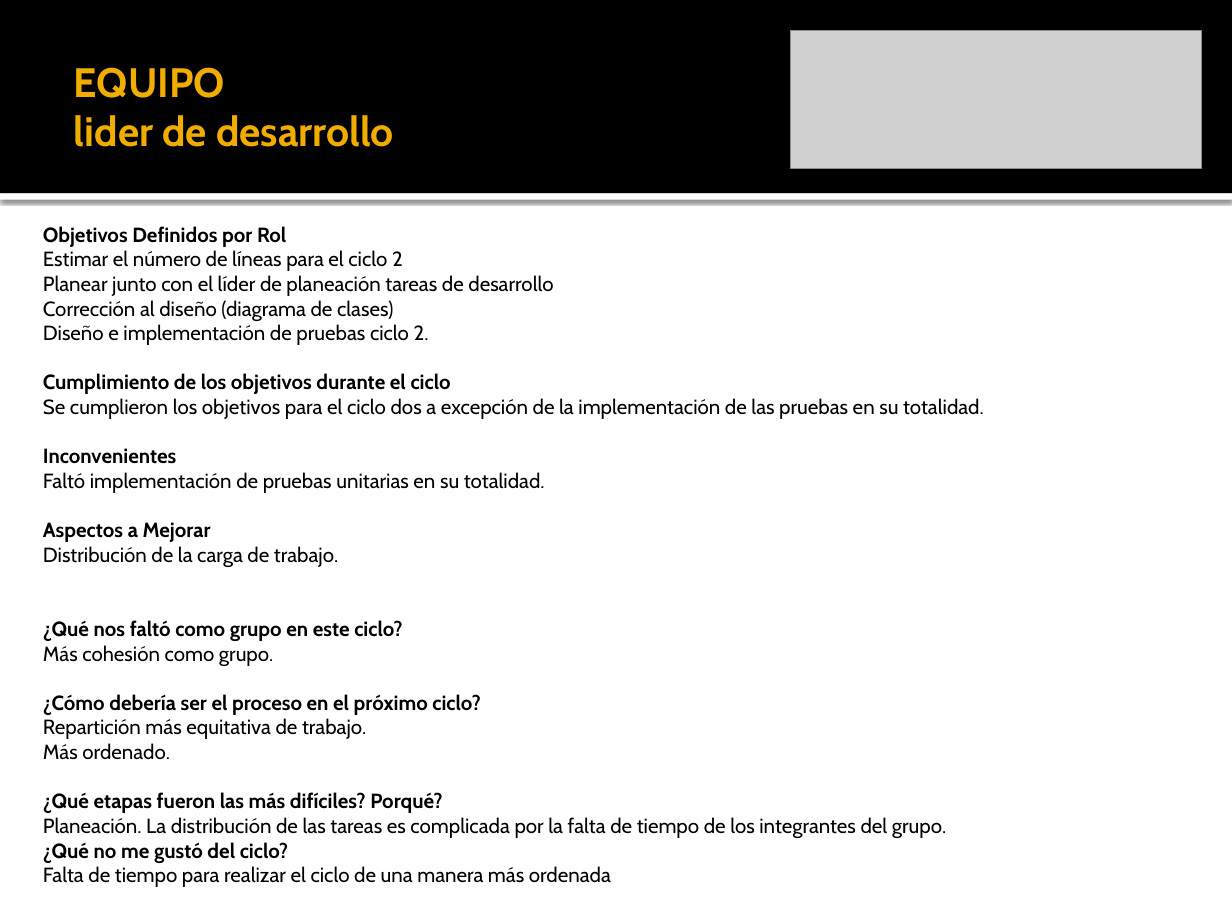
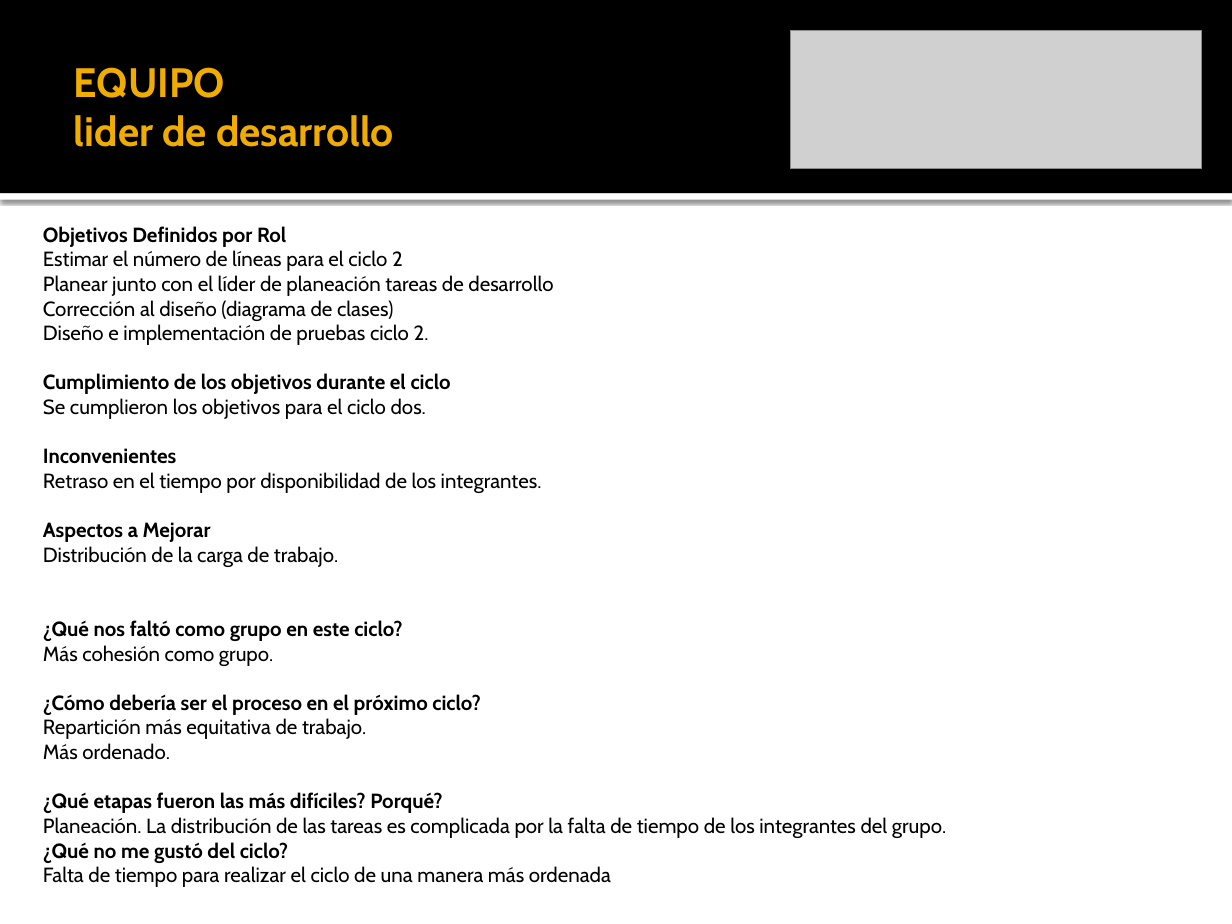
Before and after one commit to leseroth/ingenium-managment, a slide deck: slide 15 of CSOF5101 Ingeniera de Software/TSP/0323PostMortemTSPCiclo2.pptx. Drawn at 1232x924 pixels with LibreOffice and Linux fonts; fonts in the diff are those of the drawing; grey boxes stand for pictures. Boxes give left, top, right and bottom in pixels: in the first picture for what was removed or moved away, otherwise in the second. Text is boxed around its words. In the diff, an @@ line names an element or a change of style, - is before the commit and + after.

```diff
--- a/CSOF5101 Ingeniera de Software/TSP/0323PostMortemTSPCiclo2.pptx
+++ b/CSOF5101 Ingeniera de Software/TSP/0323PostMortemTSPCiclo2.pptx
@@ text at (x1=43, y1=398, x2=426, y2=419): text changed @@
-Se cumplieron los objetivos para el ciclo dos a excepción de la implementación de las pruebas en su totalidad.
+Se cumplieron los objetivos para el ciclo dos.
@@ text at (x1=43, y1=472, x2=542, y2=493): text changed @@
-Faltó implementación de pruebas unitarias en su totalidad.
+Retraso en el tiempo por disponibilidad de los integrantes.
```
Also in this commit, not shown: 4 other slides changed.
